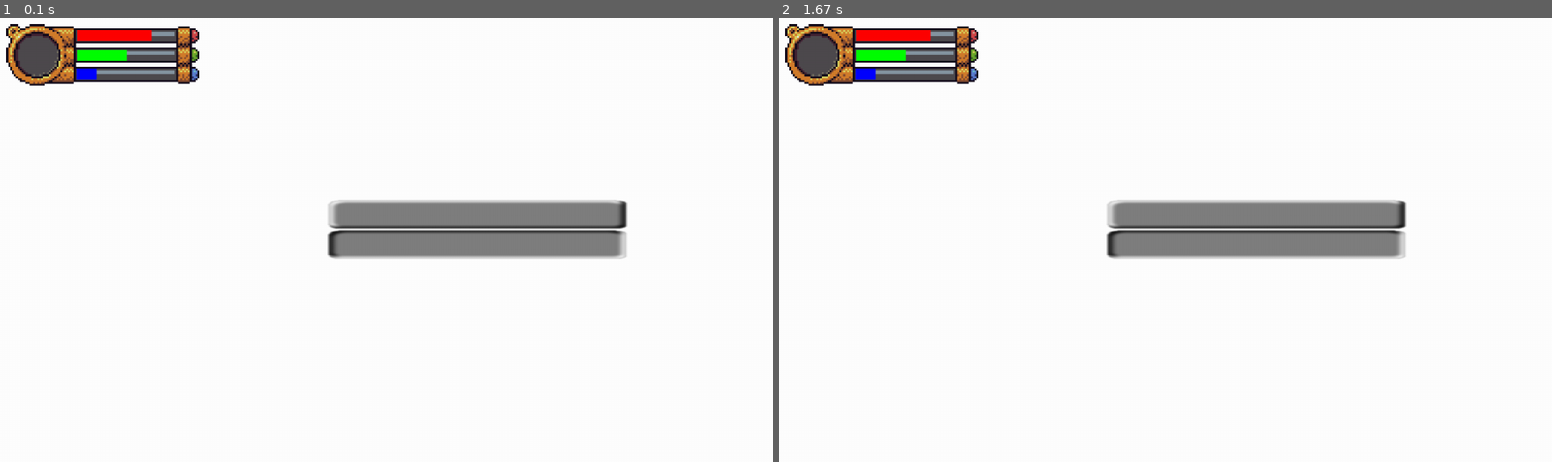
Above: before the commit, frames 1-2 (left to right).
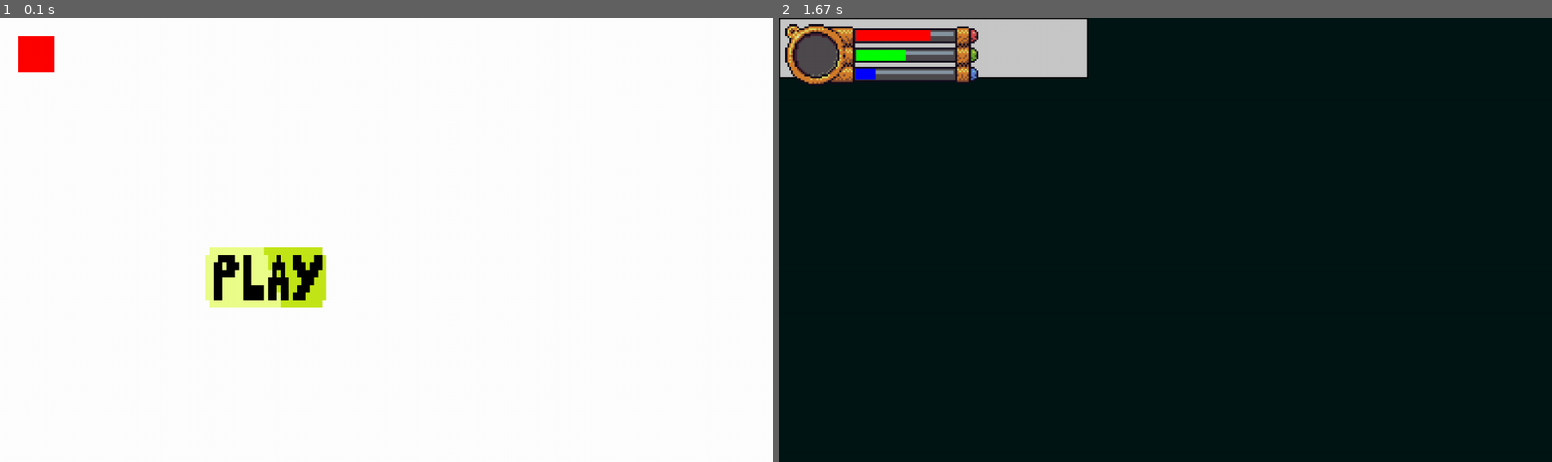
Above: after the commit, the same moments.

Repository: Norvan26/Pygame-dungeon-crawler
Game: pygame game, started from main.py
The game is run twice, just before and just after one commit, with the same random seed, the same clock (stepped at 60 frames per second) and the same inputs.
Inputs (mouse positions are in pixels of both pictures, inside the frame that each line leads up to):
- Up to frame 1 (0.1 s): no input
- Up to frame 2 (1.67 s): press the mouse at (1041, 275) at 0.37 s; move the mouse to (987, 226) at 0.47 s; release the mouse at (925, 173) at 0.6 s

The runs differ from the first frame. In frame 1, 10% of the frame differs, in the area x 0-82%, y 1-66%; in frame 2, 97%, in the area x 0-100%, y 0-100%.

Commit message:
move gui and room to level, changing start button and making it change game state to level when clicked

Diff:
--- a/components/room.py
+++ b/components/room.py
@@ -1,6 +1,30 @@
+import pygame
+
 class Room:
-    def __init__(self):
-        pass
+    def __init__(self, x, y, width, height, color=(200, 200, 200), border_color=(0, 0, 0), border_width=2):
+        """
+        Initialize a Room object.
 
-    def run(self):
-        pass
+        Args:
+            x (int): The x-coordinate of the top-left corner.
+            y (int): The y-coordinate of the top-left corner.
+            width (int): The width of the room.
+            height (int): The height of the room.
+            color (tuple): The fill color of the room (R, G, B).
+            border_color (tuple): The border color of the room (R, G, B).
+            border_width (int): The width of the border.
+        """
+        self.rect = pygame.Rect(x, y, width, height)
+        self.color = color
+        self.border_color = border_color
+        self.border_width = border_width
+
+    def draw(self, surface):
+        """
+        Draw the room on the given surface.
+
+        Args:
+            surface (pygame.Surface): The surface to draw the room on.
+        """
+        pygame.draw.rect(surface, (200, 200, 200), self.rect)
+        pygame.draw.rect(surface, self.border_color, self.rect, self.border_width)
--- a/level.py
+++ b/level.py
@@ -3,19 +3,22 @@
 import os
 import random
 import math
-
+from components.playerGui import Gui
+from components.room import Room
 
 clock = pygame.time.Clock()
 
 class Level:
     def __init__(self, display):
         self.display = display
+        self.gui = Gui(self.display)
+        self.room = Room(0, 0, 512, 100, self.display)
 
     def run(self):
         clock.tick(60)
-
+        self.display.fill((0,22,22,255))
         self.pos = pygame.mouse.get_pos()
         #-------------------------------------------------------------------------------------------------------------------
         keys = pygame.key.get_pressed()
-
-        self.display.fill((100,22,22,255))
+        self.room.draw(self.display)
+        self.gui.run()
--- a/main.py
+++ b/main.py
@@ -4,7 +4,7 @@
 import math
 from level import *
 from components.button import Button
-from components.playerGui import Gui
+
 
 #
 SCREEN_WIDTH = 1280
@@ -24,7 +24,7 @@
         self.gameStateManager = GameStateManager('start')
         self.level = Level(self.screen)
 
-        self.start = Start(self.screen)
+        self.start = Start(self.screen, self.gameStateManager)
 
         self.states = {'start': self.start, 'level': self.level}
 
@@ -45,18 +45,16 @@
 
 
 class Start:
-    def __init__(self, display):
+    def __init__(self, display, gamestatemanager):
         self.display = display
-        self.gui = Gui(self.display)
-
+        self.gamestatemanager = gamestatemanager
 
     def run(self):
         self.display.fill('white')
         pygame.draw.rect(self.display, (255,0,0), pygame.Rect(30, 30, 60, 60))
-        self.btn = Button(500, 100, 540, 300, pygame.image.load('assets/button.png'), self.display)
-        self.gui.run()
+        self.btn = Button(200, 100, 340, 380, pygame.image.load('assets/play.png'), self.display)
         if self.btn.run() and pygame.mouse.get_pressed()[0]:
-            print('clicked')
+            self.gamestatemanager.setState('level')
 
 
 class GameStateManager:
Binary file added: assets/play.png
